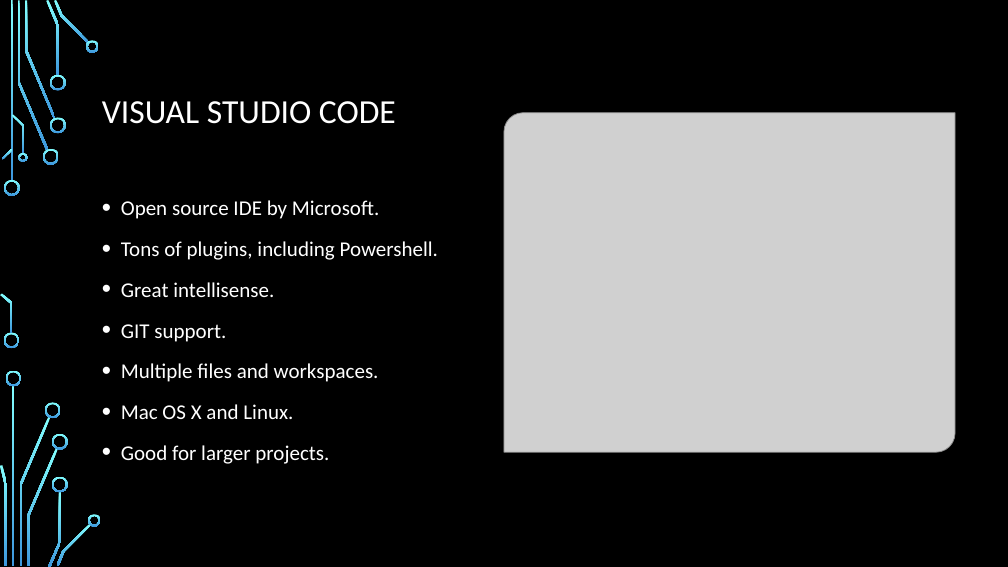
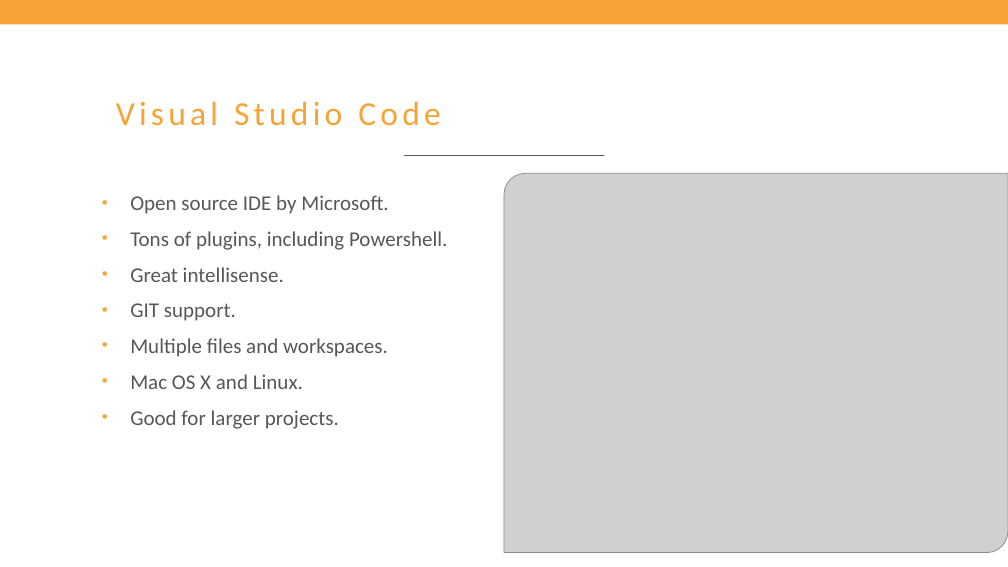
Before and after one commit to Matthias-vdE/Powershell-Course, a slide deck: slide 13 of 2019/Powershell course.pptx. Drawn at 1008x567 pixels with LibreOffice and Linux fonts; fonts in the diff are those of the drawing; grey boxes stand for pictures; background and template pictures are left out. Boxes give left, top, right and bottom in pixels: in the first picture for what was removed or moved away, otherwise in the second. Text is boxed around its words. In the diff, an @@ line names an element or a change of style, - is before the commit and + after.

Commit message:
Applied Axxes style

```diff
--- a/2019/Powershell course.pptx
+++ b/2019/Powershell course.pptx
@@ background picture (left out) to #FFFFFF @@
@@ rectangle removed at bbox=[0, 0, 1008, 567] @@
@@ rectangle added at bbox=[0, 0, 1008, 24], fill #F7A436 @@
@@ title at bbox=[116, 101, 441, 126]: text changed; text colour #FFFFFF to #F7A436 @@
-VISUAL STUDIO CODE
+Visual Studio Code
@@ line added from (405, 156) to (604, 156), #575756 0.75 pt @@
@@ picture: place and size @@
-picture at bbox=[504, 113, 956, 452]
+picture at bbox=[504, 173, 1008, 553]
@@ text "Open source IDE by Microsoft." at bbox=[130, 195, 447, 429]: text colour #FFFFFF to #575756; indent changed; line spacing 1.2 to 1 @@
@@ group removed at bbox=[0, 0, 101, 567]: 24 freeform shapes, 2 rectangles @@
@@ group removed at bbox=[0, 0, 994, 567]: 14 freeform shapes, 3 rectangles @@
```
Also in this commit, not shown: 169 other slides changed.
